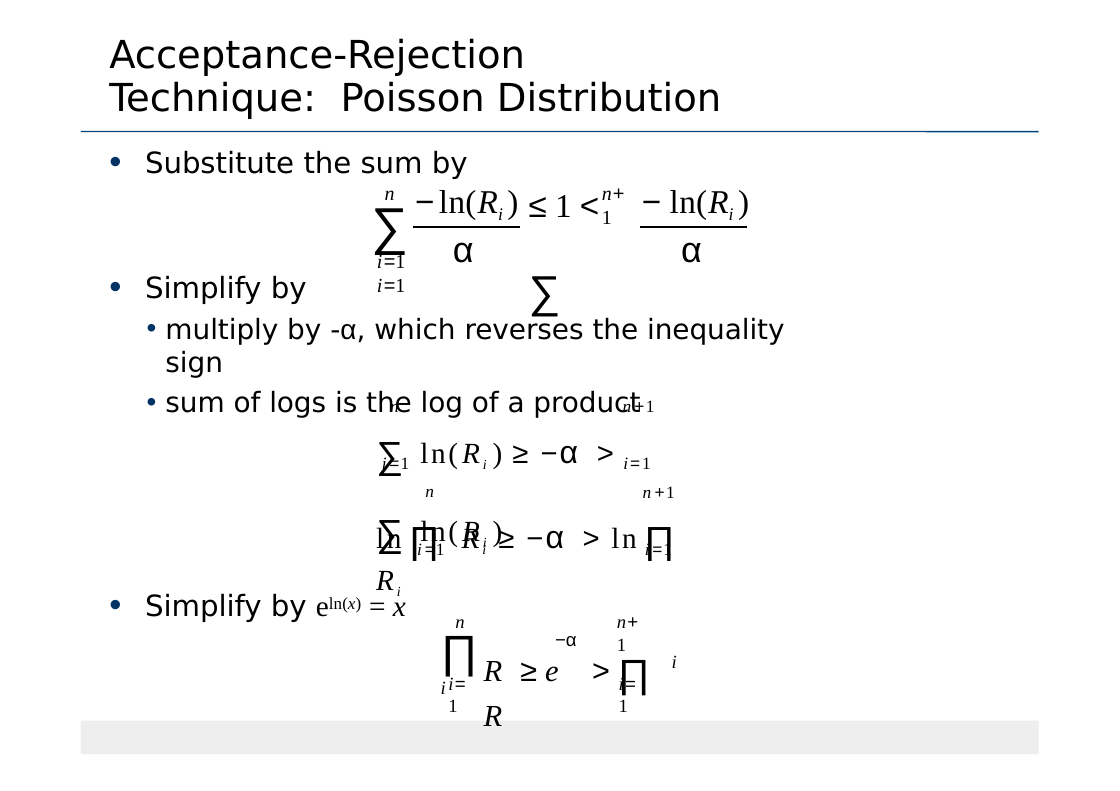
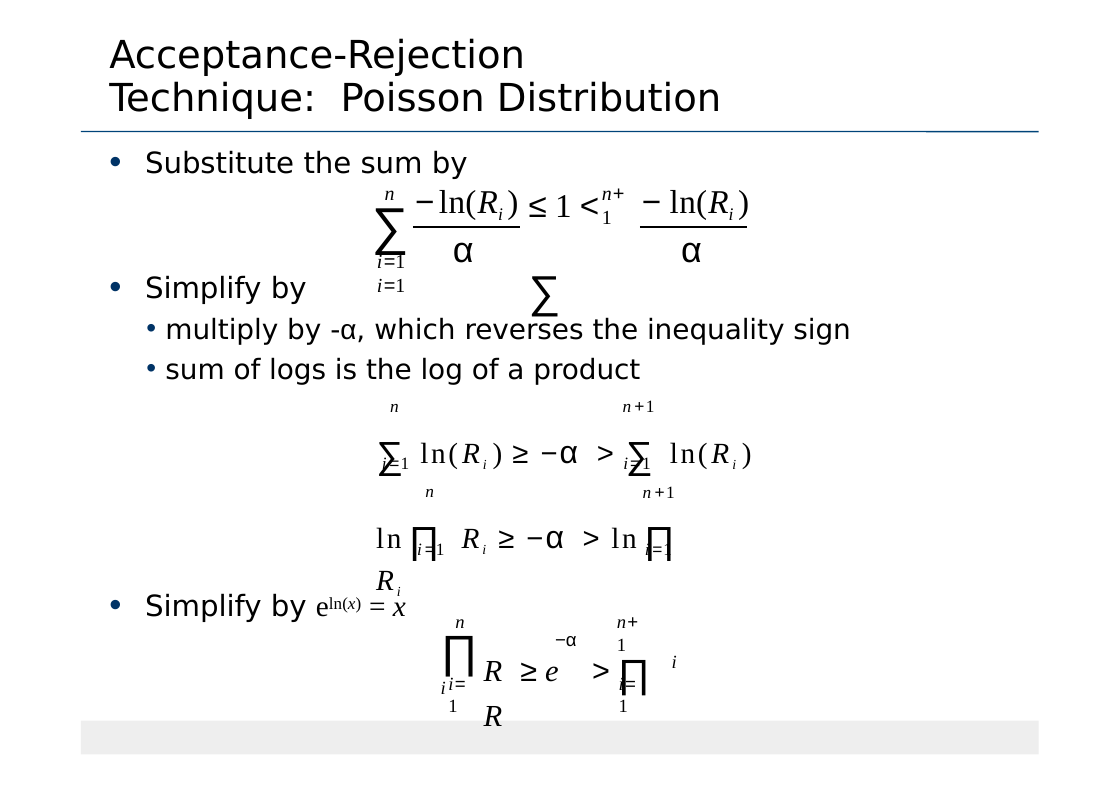
Before and after one commit to Sourabhsk870/6TH-SEM-NOTES, a slide deck: slide 33 of 18CS645/MODULE 3/Random Number-Variate generation-correct.pptx (slide 35 before the commit). Drawn at 1120x791 pixels with LibreOffice and Linux fonts; fonts in the diff are those of the drawing. Boxes give left, top, right and bottom in pixels: in the first picture for what was removed or moved away, otherwise in the second. Text is boxed around its words. In the diff, an @@ line names an element or a change of style, - is before the commit and + after.

```diff
--- a/18CS645/MODULE 3/Random Number-Variate generation-correct.pptx
+++ b/18CS645/MODULE 3/Random Number-Variate generation-correct.pptx
@@ text "Simplify by" rewrapped from bbox=[145, 275, 785, 418] to bbox=[145, 275, 851, 384] @@
@@ text "∑ln(Ri ) ≥ −α > ..." rewrapped from bbox=[376, 442, 578, 553] to bbox=[329, 442, 708, 613] @@
```
Also in this commit, not shown: 13 other slides changed, 1 slide added, 3 slides removed.
